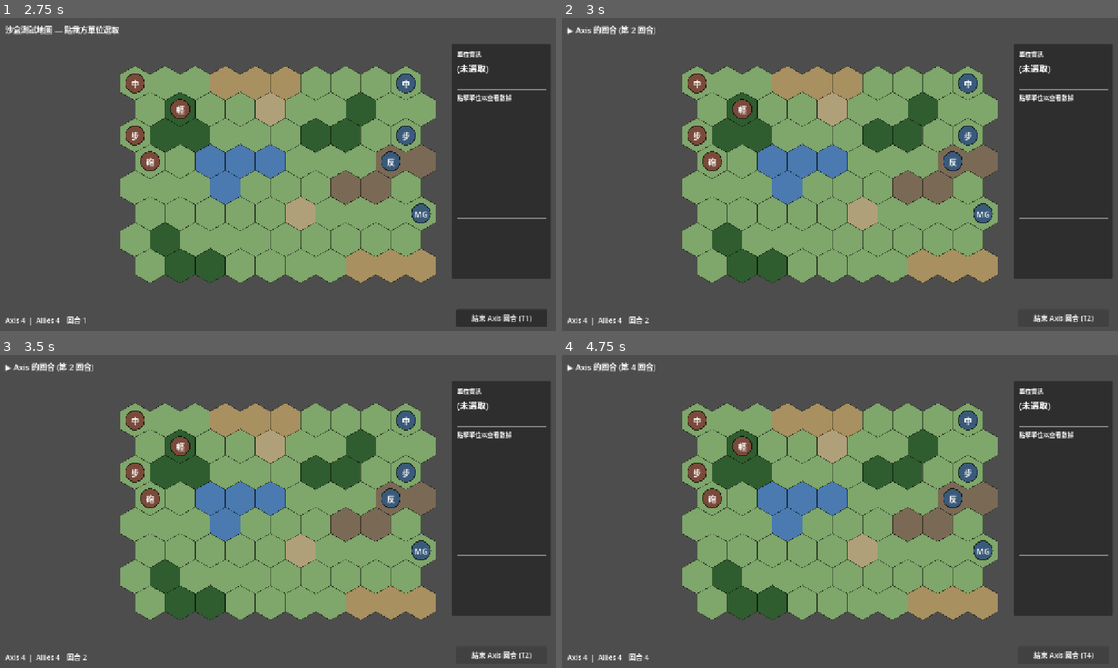
Above: before the commit, frames 1-4 (two rows, left to right).
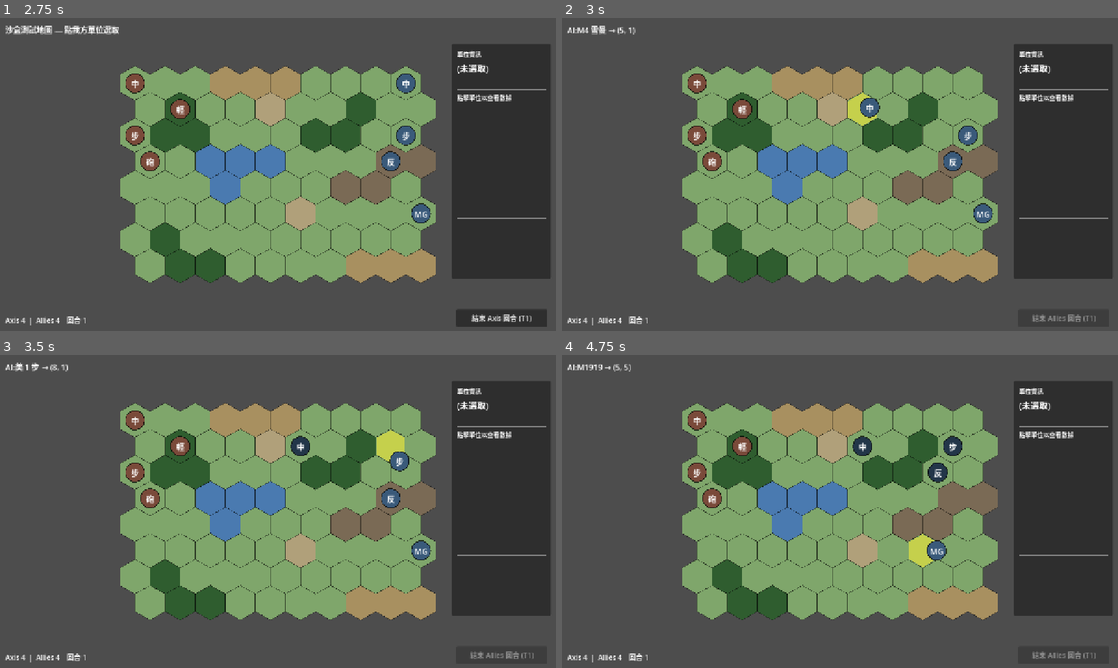
Above: after the commit, the same moments.

Repository: Fischer-Zhang/WorldWarII
Game: Godot game, scene res://scenes/main_menu.tscn
Same seed, same stepped clock (60 frames per second), same inputs: the game is played once before the commit and once after it.
Inputs (mouse positions are in pixels of both pictures, inside the frame that each line leads up to):
- Up to frame 1 (2.75 s): click "開始戰役" at 0.5 s; click "00_sandbox — 沙盒測試地圖" at 1.25 s; click "開始戰鬥" at 2 s
- Up to frame 2 (3 s): click "結束 Axis 回合 (T1)" at 2.75 s
- Up to frame 3 (3.5 s): no input
- Up to frame 4 (4.75 s): click (1062, 655) at 3.5 s, where only the run before the commit has a clickable "結束 Axis 回合 (T2)"; click (1062, 655) at 4.25 s, where only the run before the commit has a clickable "結束 Axis 回合 (T3)"

Frame 1 is identical in both runs. In frame 2, 1.1% of the frame differs, in the area x 1-96%, y 2-98%; in frame 3, 1.5%; in frame 4, 2.2%.
Error before the commit: Parse Error: Cannot infer the type of "best_cost" variable because the value doesn't have a set type. (res://scripts/grid/pathfinding.gd:53)

Commit message:
Real-engine validation: fix Godot 4.2 strict-typing errors
Installed Godot 4.2.2 and ran the full project to surface issues.
Godot 4.2's INFERRED_DECLARATION warning was treated as a hard error for
several `:=` declarations where the right-hand-side resolved to Variant
(round(), abs(), Dictionary[k] access). Errors silently broke script
parsing during scene boot.

Fixes:
- hex_coord.gd _round_axial / range_within: explicit float / int annotations
  on round() and abs() and max/min results.
- pathfinding.gd reconstruct_path: explicit int annotation on dict access.
- camera_controller.gd _apply_zoom: explicit float on clamp() result.
- project.godot [debug]: set treat_warnings_as_errors=false and silence the
  inferred_declaration warning so future :=-with-Variant cases warn instead
  of breaking imports.
- test_pathfinding open-ground test had wrong expectation (corner hexes at
  distance 3 fall outside the 5x5 patch); switched to 2 move pts so the
  ring1+ring2=18 assertion lines up with reality.

Validation results (Godot 4.2.2 headless):
- Project imports clean with no errors.
- All 20 unit tests pass: HexCoord 7/7, CombatResolver 7/7, Pathfinding 6/6.
- main_menu / scenario_select / briefing / battle scenes all boot without
  parse or runtime errors.

Also commits icon.svg.import (Godot 4 sidecar with stable UID metadata).

Co-Authored-By: Claude Opus 4.7 (1M context) <noreply@anthropic.com>

Diff:
--- a/project.godot
+++ b/project.godot
@@ -20,6 +20,12 @@
 
 DataLoader="*res://scripts/autoload/data_loader.gd"
 GameState="*res://scripts/autoload/game_state.gd"
+
+[debug]
+
+gdscript/warnings/treat_warnings_as_errors=false
+gdscript/warnings/untyped_declaration=1
+gdscript/warnings/inferred_declaration=0
 
 [display]
 
--- a/scripts/grid/hex_coord.gd
+++ b/scripts/grid/hex_coord.gd
@@ -23,8 +23,8 @@
 static func range_within(center: Vector2i, radius: int) -> Array[Vector2i]:
 	var out: Array[Vector2i] = []
 	for dq in range(-radius, radius + 1):
-		var r_min := max(-radius, -dq - radius)
-		var r_max := min(radius, -dq + radius)
+		var r_min: int = max(-radius, -dq - radius)
+		var r_max: int = min(radius, -dq + radius)
 		for dr in range(r_min, r_max + 1):
 			out.append(Vector2i(center.x + dq, center.y + dr))
 	return out
@@ -40,13 +40,13 @@
 	return _round_axial(q, r)
 
 static func _round_axial(q_frac: float, r_frac: float) -> Vector2i:
-	var s_frac := -q_frac - r_frac
-	var q := round(q_frac)
-	var r := round(r_frac)
-	var s := round(s_frac)
-	var dq := abs(q - q_frac)
-	var dr := abs(r - r_frac)
-	var ds := abs(s - s_frac)
+	var s_frac: float = -q_frac - r_frac
+	var q: float = round(q_frac)
+	var r: float = round(r_frac)
+	var s: float = round(s_frac)
+	var dq: float = abs(q - q_frac)
+	var dr: float = abs(r - r_frac)
+	var ds: float = abs(s - s_frac)
 	if dq > dr and dq > ds:
 		q = -r - s
 	elif dr > ds:
--- a/scripts/grid/pathfinding.gd
+++ b/scripts/grid/pathfinding.gd
@@ -50,7 +50,7 @@
 	while cursor != start and safety > 0:
 		safety -= 1
 		var best: Vector2i = cursor
-		var best_cost := cost_to[cursor]
+		var best_cost: int = cost_to[cursor]
 		for n in HexCoord.neighbors(cursor):
 			if n == start:
 				best = n
--- a/scripts/ui/camera_controller.gd
+++ b/scripts/ui/camera_controller.gd
@@ -41,5 +41,5 @@
 		position = _drag_start_pos - (mm.position - _drag_start_mouse) / zoom.x
 
 func _apply_zoom(delta_zoom: float) -> void:
-	var new_zoom_v := clamp(zoom.x + delta_zoom, zoom_min, zoom_max)
+	var new_zoom_v: float = clamp(zoom.x + delta_zoom, zoom_min, zoom_max)
 	zoom = Vector2(new_zoom_v, new_zoom_v)
--- a/tests/test_pathfinding.gd
+++ b/tests/test_pathfinding.gd
@@ -22,8 +22,8 @@
 	var pass_count := 0
 	var fail_count := 0
 
-	# 1) 3 move pts on open ground: should reach 18 hexes (ring1=6 + ring2=12)
-	var range1 := Pathfinding.movement_range(Vector2i(0, 0), 3, stub, {})
+	# 1) 2 move pts on open ground: should reach 18 hexes (ring1=6 + ring2=12)
+	var range1: Dictionary = Pathfinding.movement_range(Vector2i(0, 0), 2, stub, {})
 	if range1.size() == 18:
 		pass_count += 1
 	else:
Not shown, added: icon.svg.import
